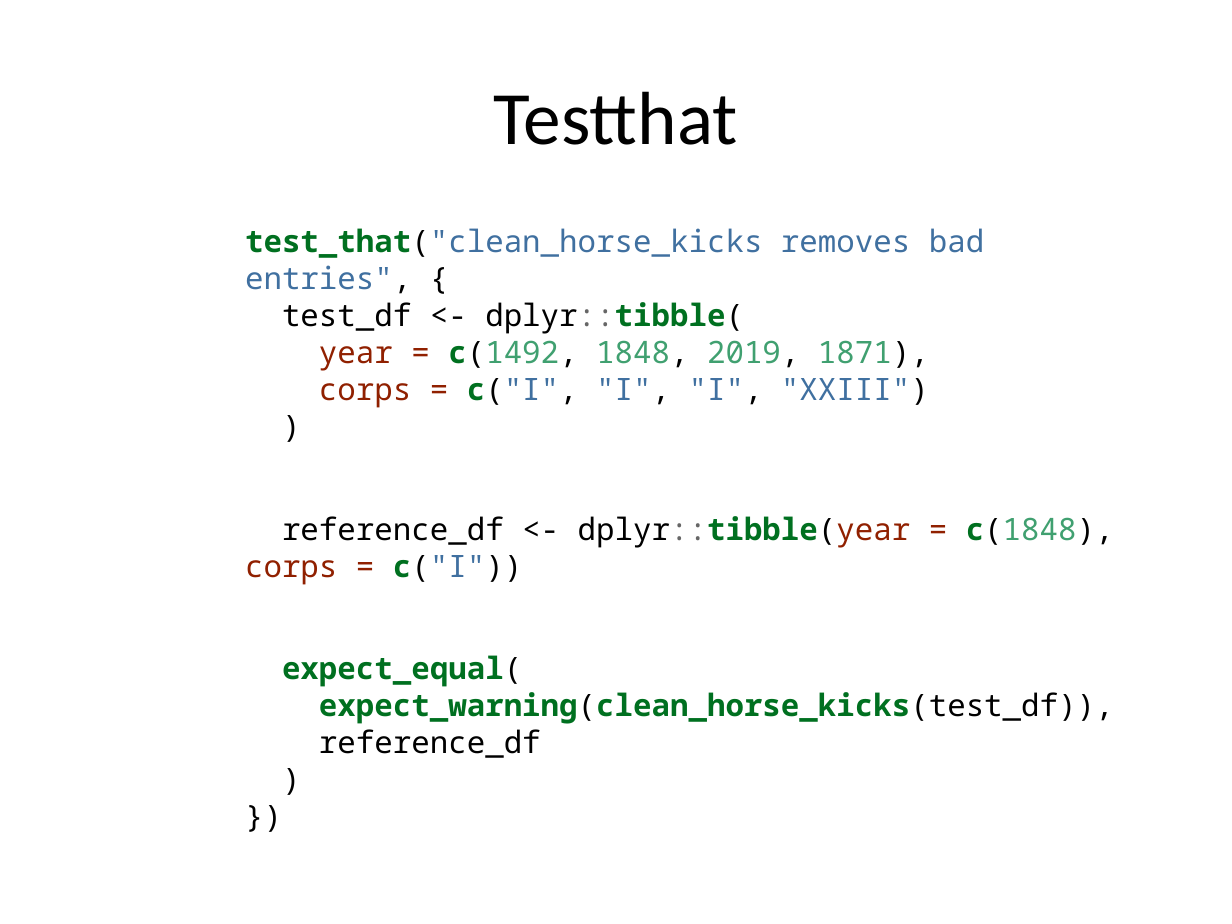
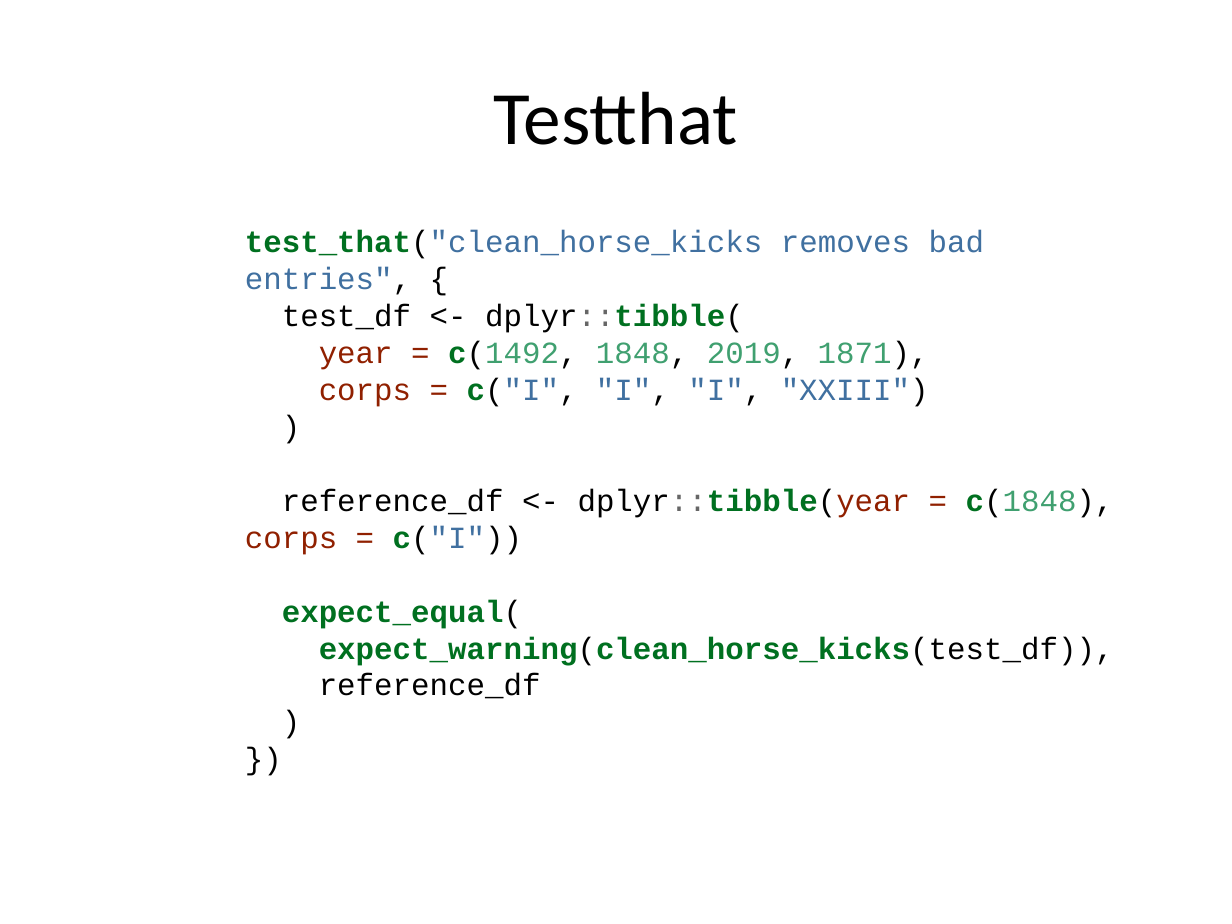
Before and after one commit to lstmemery/r-in-production, a slide deck: slide 13 of r-in-production.pptx. Drawn at 1232x924 pixels with LibreOffice and Linux fonts; fonts in the diff are those of the drawing. Boxes give left, top, right and bottom in pixels: in the first picture for what was removed or moved away, otherwise in the second. Text is boxed around its words. In the diff, an @@ line names an element or a change of style, - is before the commit and + after.

```diff
--- a/r-in-production.pptx
+++ b/r-in-production.pptx
@@ text "test_that("clean_horse_kicks removes bad entries", { ..." at (x1=245, y1=230, x2=1114, y2=699): font Noto Sans Mono to Courier New; more space between paragraphs @@
```
Also in this commit, not shown: 9 other slides changed, 1 slide removed.
